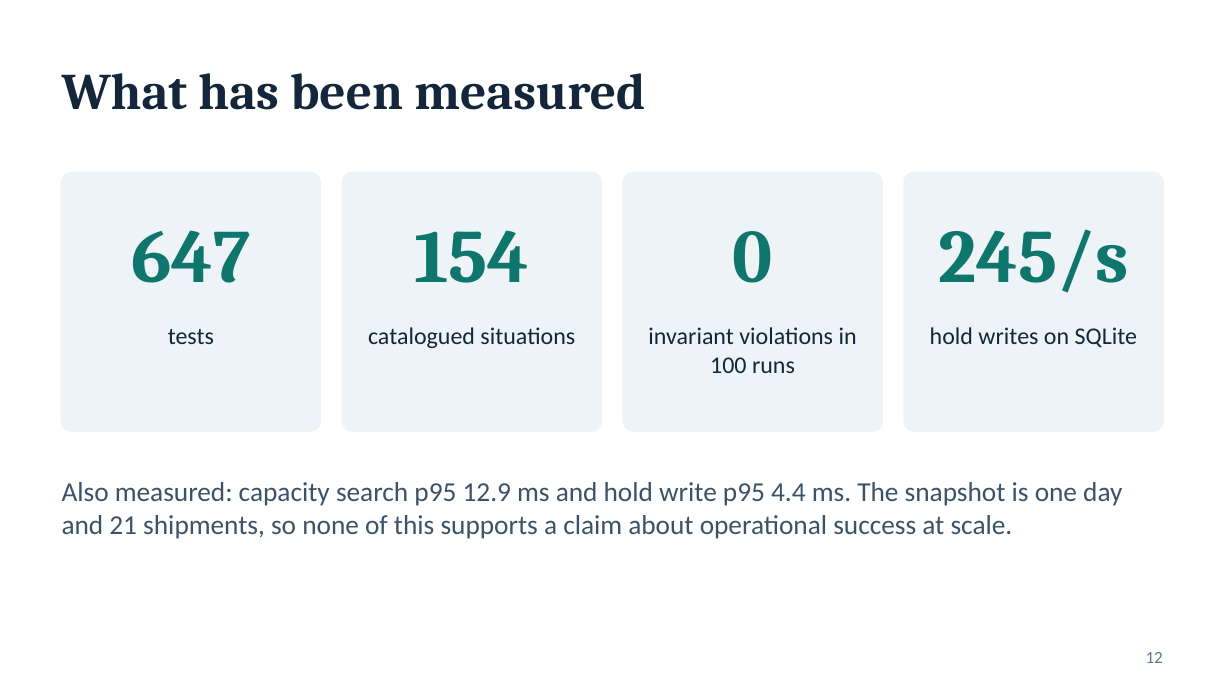
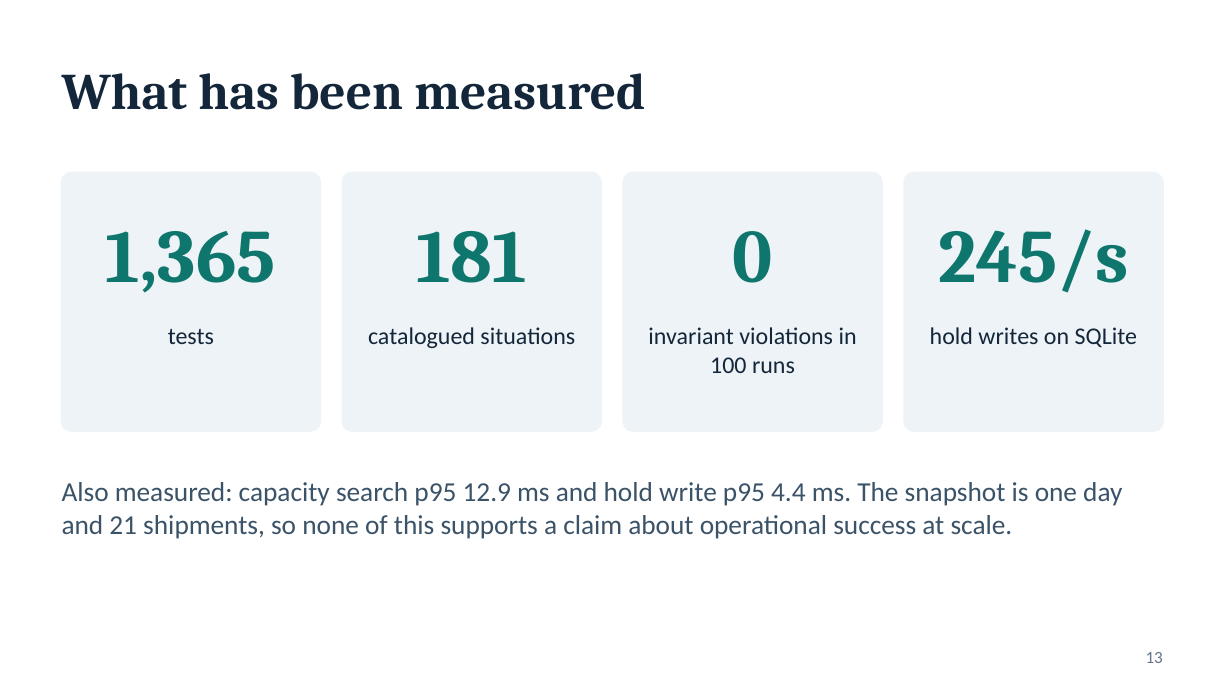
Before and after one commit to vijay-inner-compass/SetuHaul_Rescheduling_Service, a slide deck: slide 13 of docs/SetuHaul-demo.pptx (slide 12 before the commit). Drawn at 1232x693 pixels with LibreOffice and Linux fonts; fonts in the diff are those of the drawing. Boxes give left, top, right and bottom in pixels: in the first picture for what was removed or moved away, otherwise in the second. Text is boxed around its words. In the diff, an @@ line names an element or a change of style, - is before the commit and + after.

```diff
--- a/docs/SetuHaul-demo.pptx
+++ b/docs/SetuHaul-demo.pptx
@@ text at (x1=106, y1=231, x2=276, y2=293): text changed @@
-647
+1,365
@@ text at (x1=416, y1=231, x2=527, y2=283): text changed @@
-154
+181
@@ page number at (x1=1146, y1=652, x2=1163, y2=663): text changed @@
-12
+13
```
Also in this commit, not shown: 11 other slides changed, 2 slides added, 1 other file.
